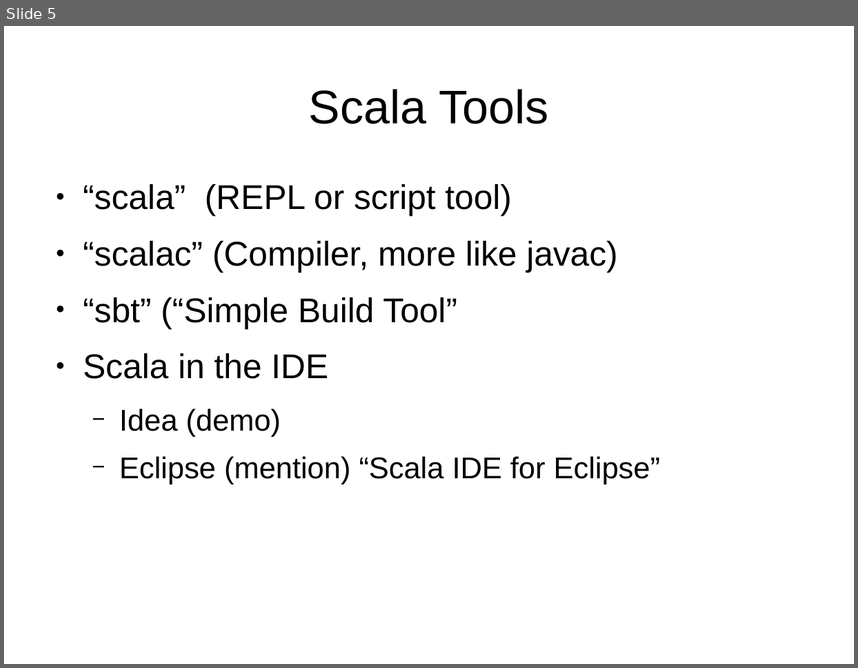
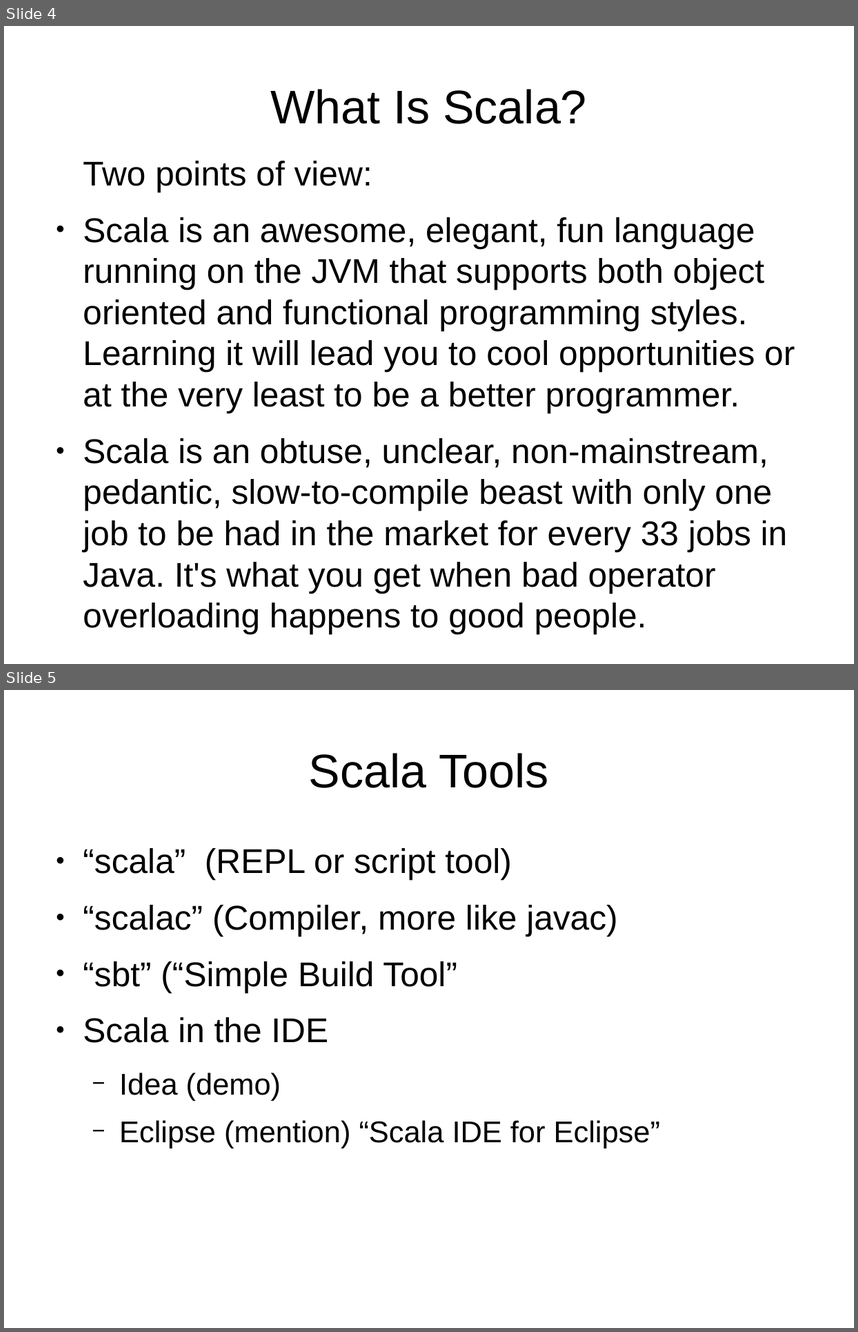
Before and after one commit to JohnLockwood/ScalaTalkSacjug, a slide deck: ScalaDecember2014.odp. Shown one above the other, each under a label of ours: slide 5 before the commit, slides 4 and 5 after it. The pictures are 858x668 and 858x1332 pixels, drawn with LibreOffice and Linux fonts; fonts in the diff are those of the drawing. Boxes give left, top, right and bottom in pixels: in the first picture for what was removed or moved away, otherwise in the second. Text is boxed around its words. In the diff, an @@ line names an element or a change of style, - is before the commit and + after.

```diff
--- a/ScalaDecember2014.odp
+++ b/ScalaDecember2014.odp
@@ slide 4 added at [4,26,854,664], background #FFFFFF @@
@@ title added at [270,89,587,124], 44 pt, text #000000 @@
+What Is Scala?
@@ text added at [83,161,795,634], 32 pt, text #000000 @@
+Two points of view:
+● Scala is an awesome, elegant, fun language running on the JVM that supports both object oriented and functional programming styles. Learning it will lead you to cool opportunities or at the very least to be a better programmer.
+● Scala is an obtuse, unclear, non-mainstream, pedantic, slow-to-compile beast with only one job to be had in the market for every 33 jobs in Java. It's what you get when bad operator overloading happens to good people.
```
Also in this commit, not shown: 6 slides changed, 3 other slides added, 3 slides removed, 7 other files.
